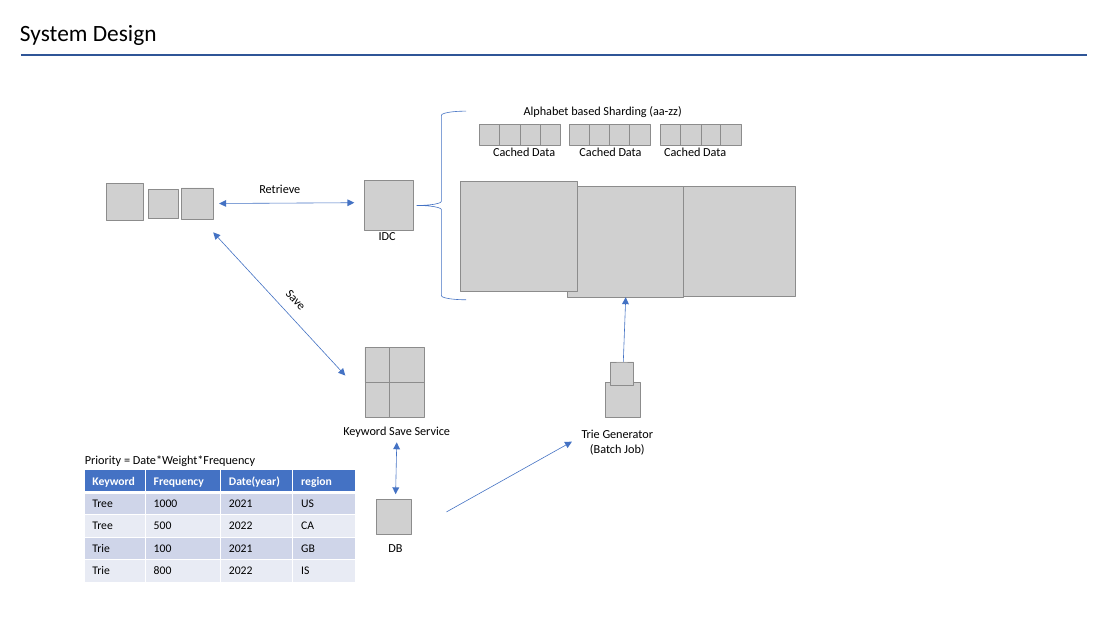
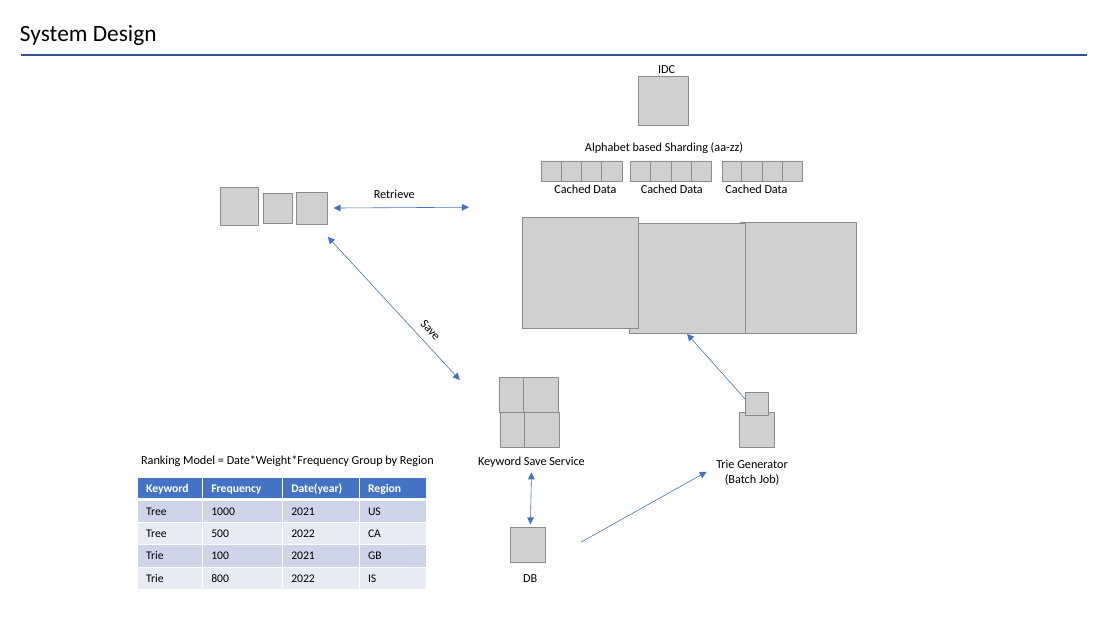
Before and after one commit to Joel-Hwang/leetcode, a slide deck: slide 4 of KeywordSuggestion.pptx. Drawn at 1120x630 pixels with LibreOffice and Linux fonts; fonts in the diff are those of the drawing; grey boxes stand for pictures. Boxes give left, top, right and bottom in pixels: in the first picture for what was removed or moved away, otherwise in the second. Text is boxed around its words. In the diff, an @@ line names an element or a change of style, - is before the commit and + after.

```diff
--- a/KeywordSuggestion.pptx
+++ b/KeywordSuggestion.pptx
@@ text "IDC": place and size @@
-text "IDC" at [379, 230, 396, 240]
+text "IDC" at [658, 65, 675, 77]
@@ picture: place and size @@
-picture at [365, 181, 414, 230]
+picture at [639, 76, 688, 126]
@@ left brace removed at [417, 111, 466, 300] @@
@@ 15 pictures, 4 texts: place and size @@
-15 pictures, 4 texts at [461, 106, 796, 297]
+15 pictures, 4 texts at [523, 142, 857, 334]
@@ 3 pictures, 2 double arrows, 1 text: place and size @@
-3 pictures, 2 double arrows, 1 text at [107, 183, 355, 376]
+3 pictures, 2 double arrows, 1 text at [221, 188, 469, 380]
@@ arrow moved from (623, 383) - (626, 297) to (758, 413) - (687, 334) @@
@@ table at [138, 477, 426, 589] @@
-row 1, column 4: region
+row 1, column 4: Region
@@ table: place and size @@
-table at [84, 470, 356, 581]
+table at [138, 477, 426, 589]
@@ text at [141, 455, 434, 466]: text changed @@
-Priority = Date*Weight*Frequency
+Ranking Model = Date*Weight*Frequency Group by Region
@@ 7 pictures, 4 texts, 1 arrow, 1 double arrow: place and size @@
-7 pictures, 4 texts, 1 arrow, 1 double arrow at [343, 348, 654, 552]
+7 pictures, 4 texts, 1 arrow, 1 double arrow at [478, 378, 788, 582]
```
Also in this commit, not shown: 3 other slides changed, 2 other files.
